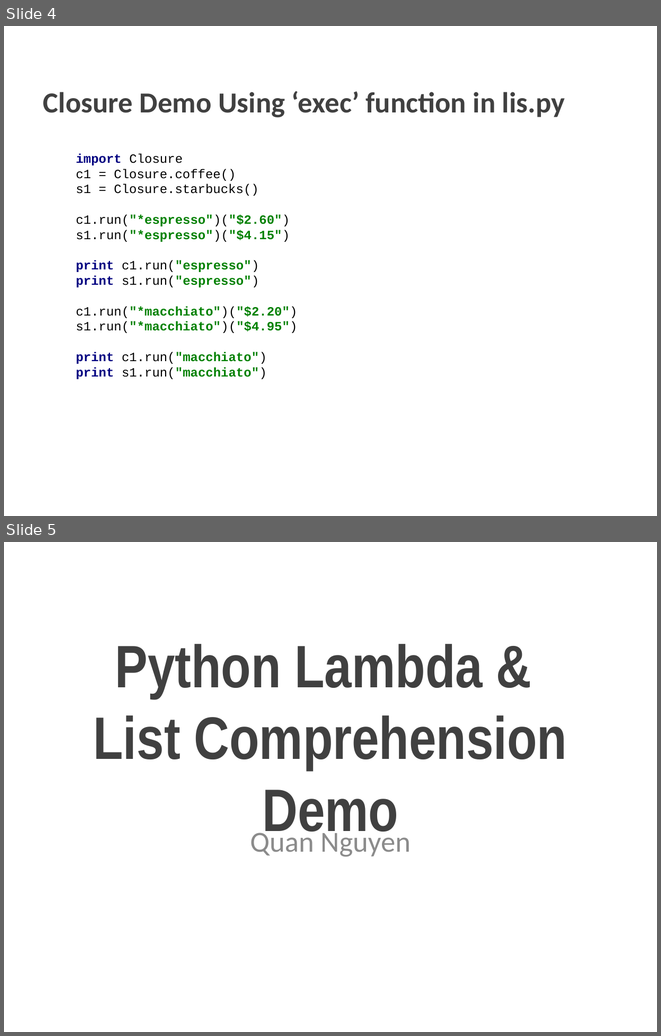
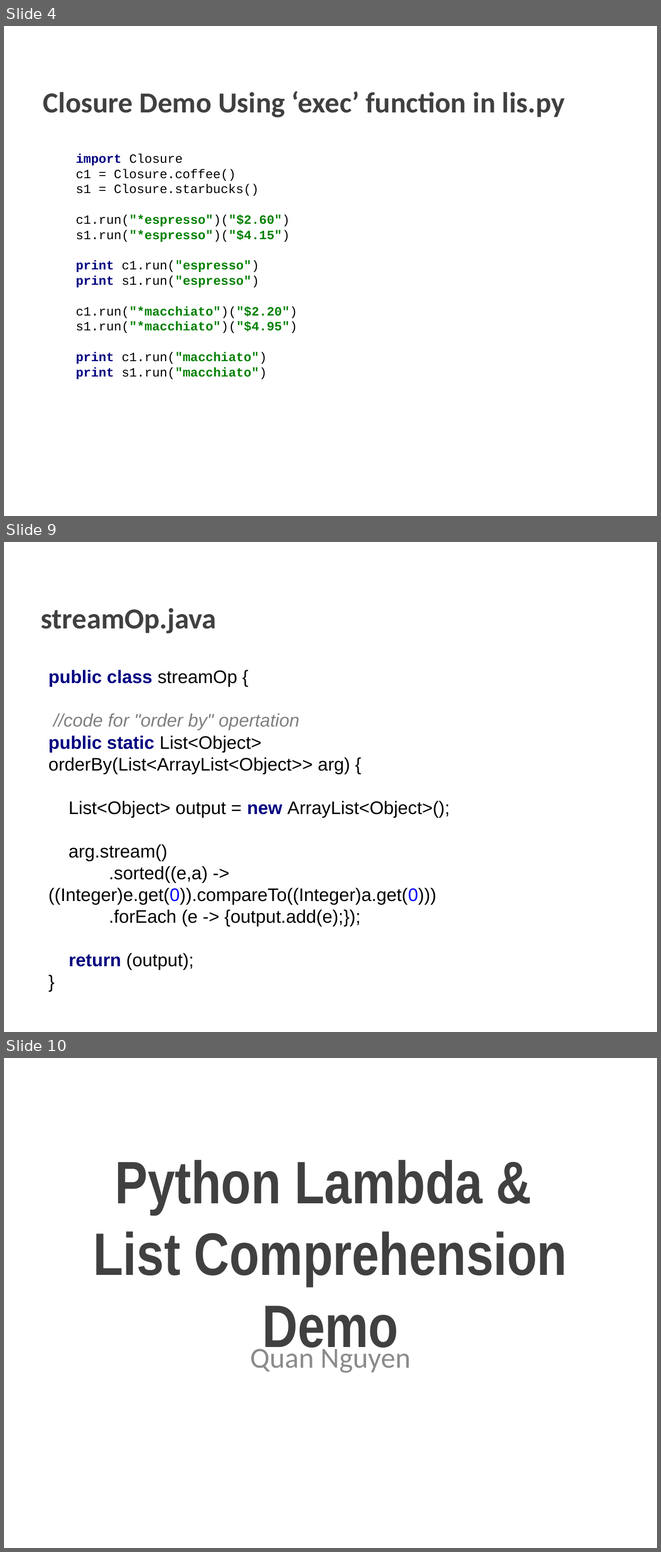
Before and after one commit to jht585/PLFinal, a slide deck: PLFinal.pptx. Shown one above the other, each under a label of ours: slides 4 and 5 before the commit, slides 4, 9 and 10 after it; the slides between them are not shown. The pictures are 661x1036 and 661x1552 pixels, drawn with LibreOffice and Linux fonts; fonts in the diff are those of the drawing; background and template pictures are left out. Boxes give left, top, right and bottom in pixels: in the first picture for what was removed or moved away, otherwise in the second. Text is boxed around its words. In the diff, an @@ line names an element or a change of style, - is before the commit and + after.

Commit message:
Added java stream op to pp

```diff
--- a/PLFinal.pptx
+++ b/PLFinal.pptx
@@ slide 9 added at <box>4,542,657,1032</box>, background picture (left out) @@
@@ text added at <box>41,608,217,634</box>, 32 pt, text #404040, bold @@
+streamOp.java
@@ text added at <box>49,670,450,970</box>, 20 pt, text #000000 @@
+public class streamOp {
+//code for "order by" opertation
+public static List<Object> orderBy(List<ArrayList<Object>> arg) {
+List<Object> output = new ArrayList<Object>();
+arg.stream()
+.sorted((e,a) -> ((Integer)e.get(0)).compareTo((Integer)a.get(0)))
+.forEach (e -> {output.add(e);});
+return (output);
+}
@@ what was slide 5 is now slide 10 @@
```
Also in this commit, not shown: 2 slides changed, 4 other slides added.
